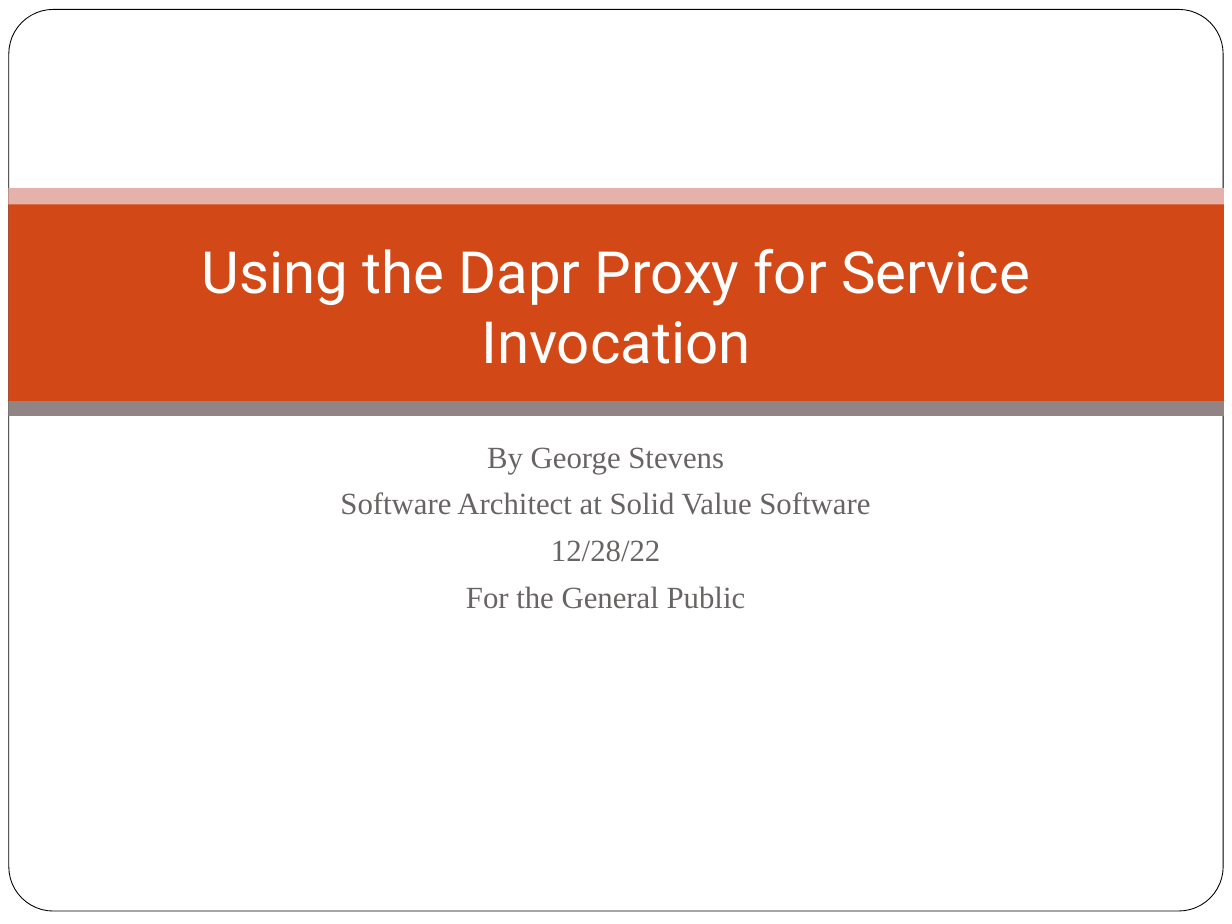
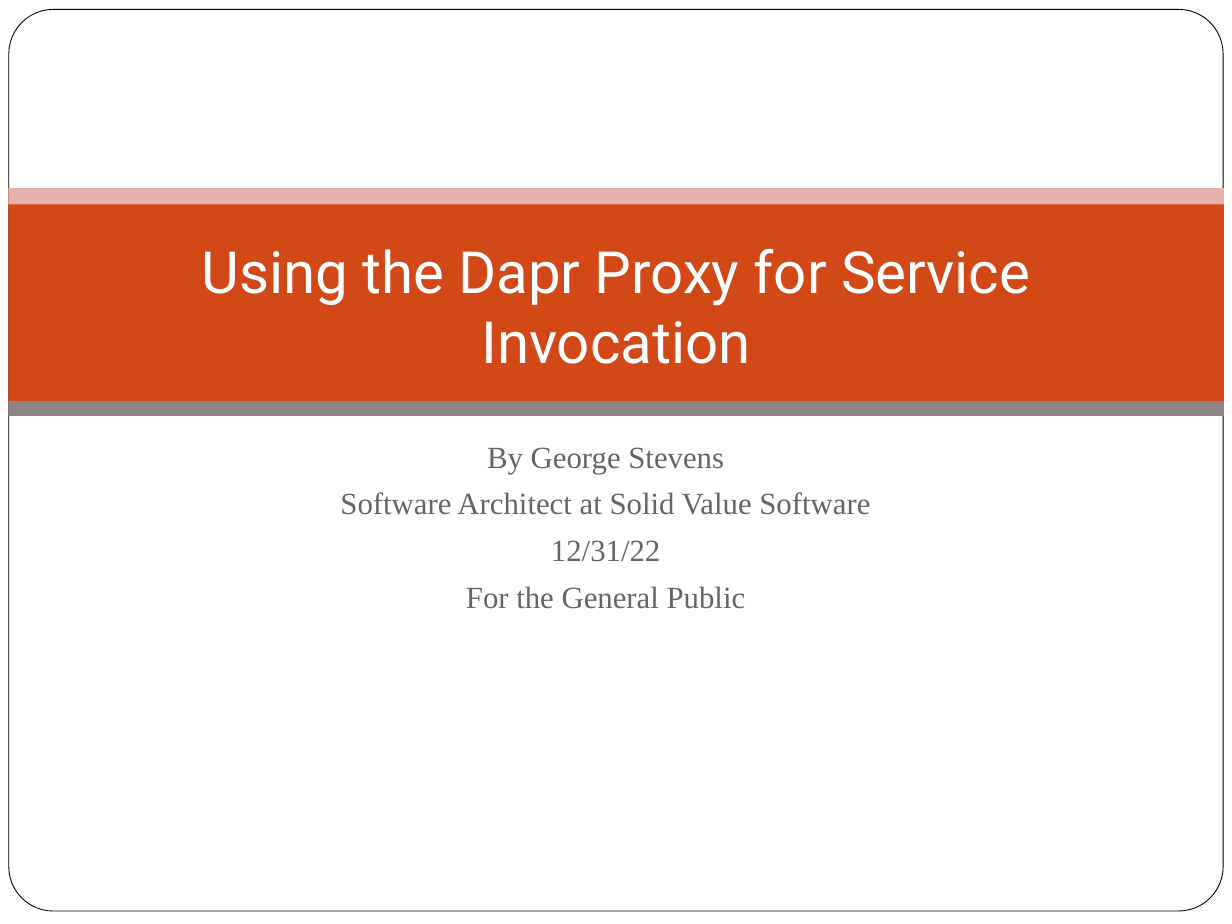
Before and after one commit to georgestevens99/DiscoverDapr, a slide deck: slide 1 of dapr-proxy-service-invocation/Using the Dapr Proxy for Service Invocation.pptx. Drawn at 1232x924 pixels with LibreOffice and Linux fonts; fonts in the diff are those of the drawing; background and template pictures are left out. Boxes give left, top, right and bottom in pixels: in the first picture for what was removed or moved away, otherwise in the second. Text is boxed around its words. In the diff, an @@ line names an element or a change of style, - is before the commit and + after.

```diff
--- a/dapr-proxy-service-invocation/Using the Dapr Proxy for Service Invocation.pptx
+++ b/dapr-proxy-service-invocation/Using the Dapr Proxy for Service Invocation.pptx
@@ subtitle at (x1=551, y1=540, x2=660, y2=562): text changed @@
-12/28/22
+12/31/22
```
Also in this commit, not shown: 1 other slide changed, 2 other files.
